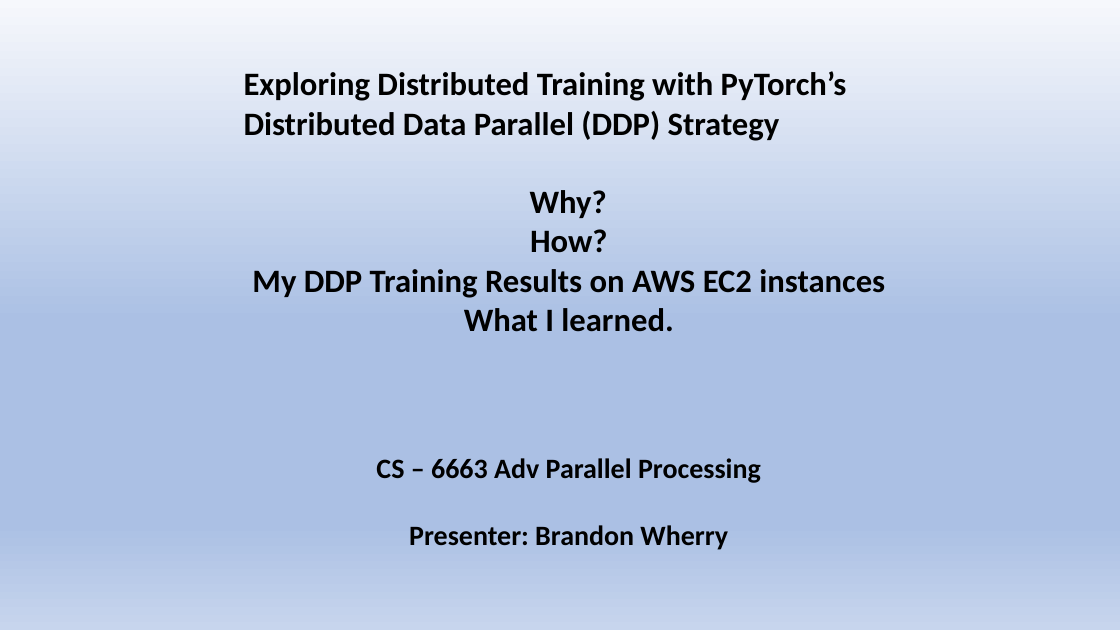
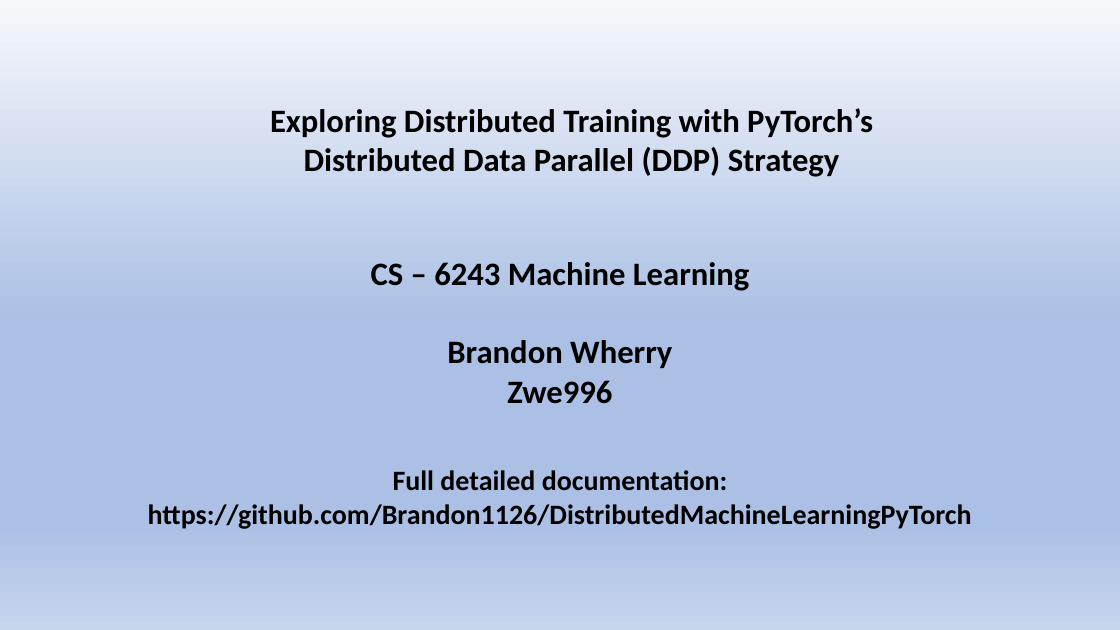
Before and after one commit to BrandonWherry/DistributedMachineLearningPyTorch, a slide deck: slide 1 of presentation_stuff/Final_Project_Presentation.pptx. Drawn at 1120x630 pixels with LibreOffice and Linux fonts; fonts in the diff are those of the drawing. Boxes give left, top, right and bottom in pixels: in the first picture for what was removed or moved away, otherwise in the second. Text is boxed around its words. In the diff, an @@ line names an element or a change of style, - is before the commit and + after.

```diff
--- a/presentation_stuff/Final_Project_Presentation.pptx
+++ b/presentation_stuff/Final_Project_Presentation.pptx
@@ text "Exploring Distributed Training with PyTorch’s ...": place and size @@
-text "Exploring Distributed Training with PyTorch’s ..." at bbox=[244, 71, 885, 332]
+text "Exploring Distributed Training with PyTorch’s ..." at bbox=[270, 108, 873, 177]
@@ text "Exploring Distributed Training with PyTorch’s ..." at bbox=[270, 108, 873, 177]: alignment left to centre @@
@@ text at bbox=[252, 190, 885, 332]: paragraphs removed @@
-Why?
-How?
-My DDP Training Results on AWS EC2 instances
-What I learned.
@@ text at bbox=[371, 262, 749, 404]: text changed; size 24 to 28 pt @@
-CS – 6663 Adv Parallel Processing
-Presenter: Brandon Wherry
+CS – 6243 Machine Learning
+Brandon Wherry
+Zwe996
@@ text added at bbox=[148, 470, 972, 529], 24 pt, text #000000, bold @@
+Full detailed documentation:
+https://github.com/Brandon1126/DistributedMachineLearningPyTorch
```
Also in this commit, not shown: 10 slides added, 14 slides removed, 2 other files.
